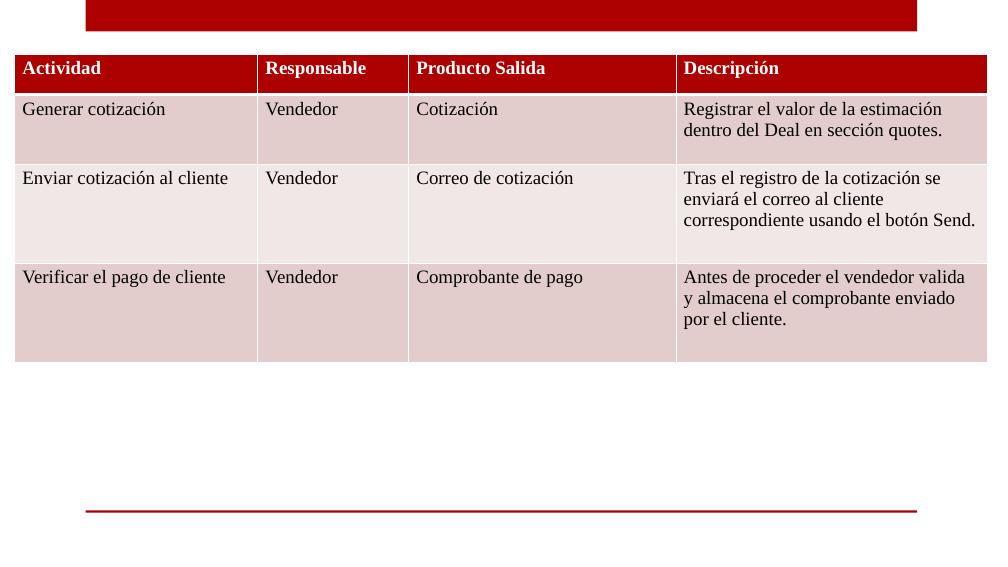
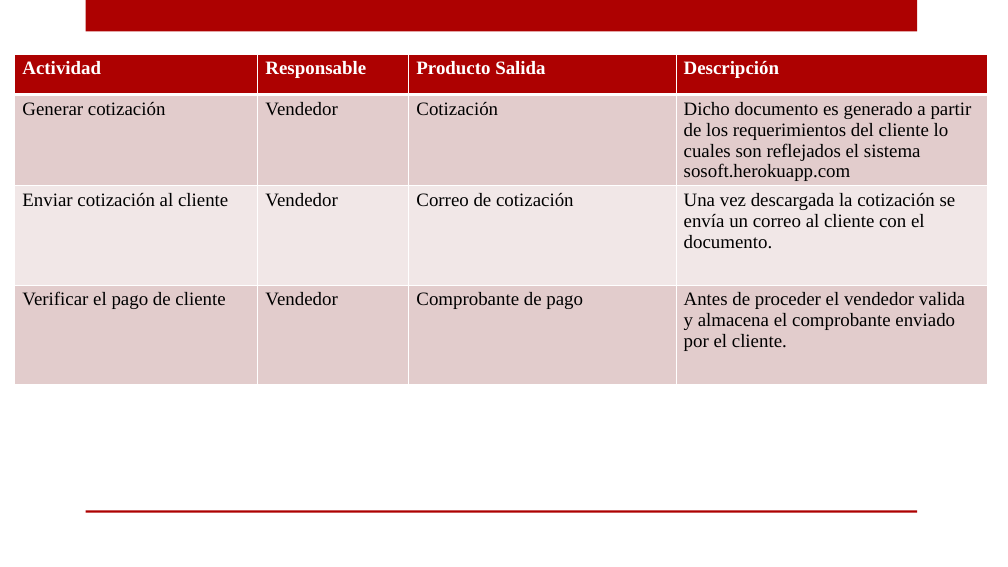
Before and after one commit to ricardo-novelasos/SOSQTP, a slide deck: slide 11 of capacitacion.pptx. Drawn at 1008x567 pixels with LibreOffice and Linux fonts; fonts in the diff are those of the drawing; background and template pictures are left out. Boxes give left, top, right and bottom in pixels: in the first picture for what was removed or moved away, otherwise in the second. Text is boxed around its words. In the diff, an @@ line names an element or a change of style, - is before the commit and + after.

```diff
--- a/capacitacion.pptx
+++ b/capacitacion.pptx
@@ table at [15, 54, 988, 392] @@
-row 2, column 4: Registrar el valor de la estimación dentro del Deal en sección quotes.
+row 2, column 4: Dicho documento es generado a partir de los requerimientos del cliente lo cuales son reflejados el sistema sosoft.herokuapp.com
-row 3, column 4: Tras el registro de la cotización se enviará el correo al cliente correspondiente usando el botón Send.
+row 3, column 4: Una vez descargada la cotización se envía un correo al cliente con el documento.
```
Also in this commit, not shown: 6 other slides changed, 1 slide added.
